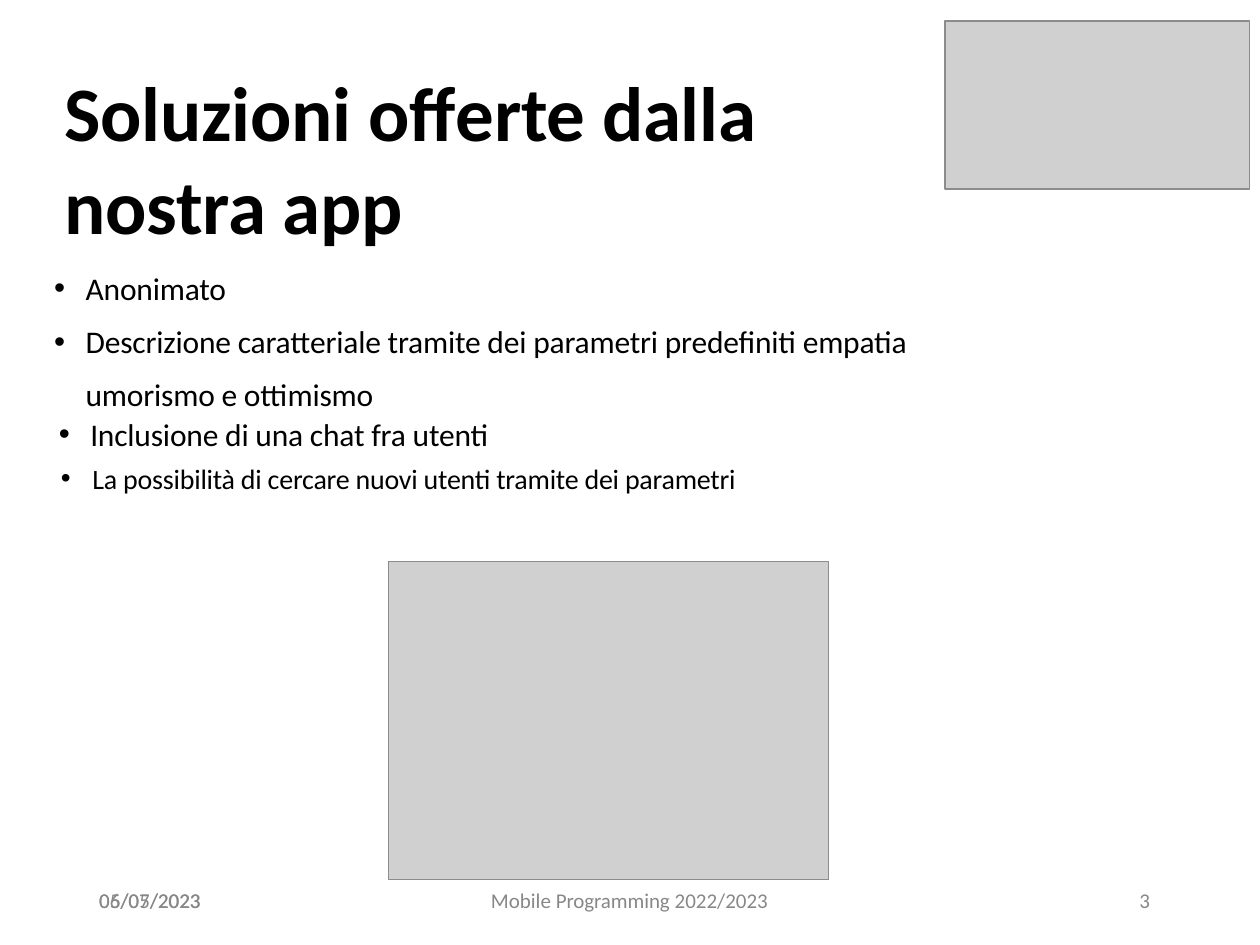
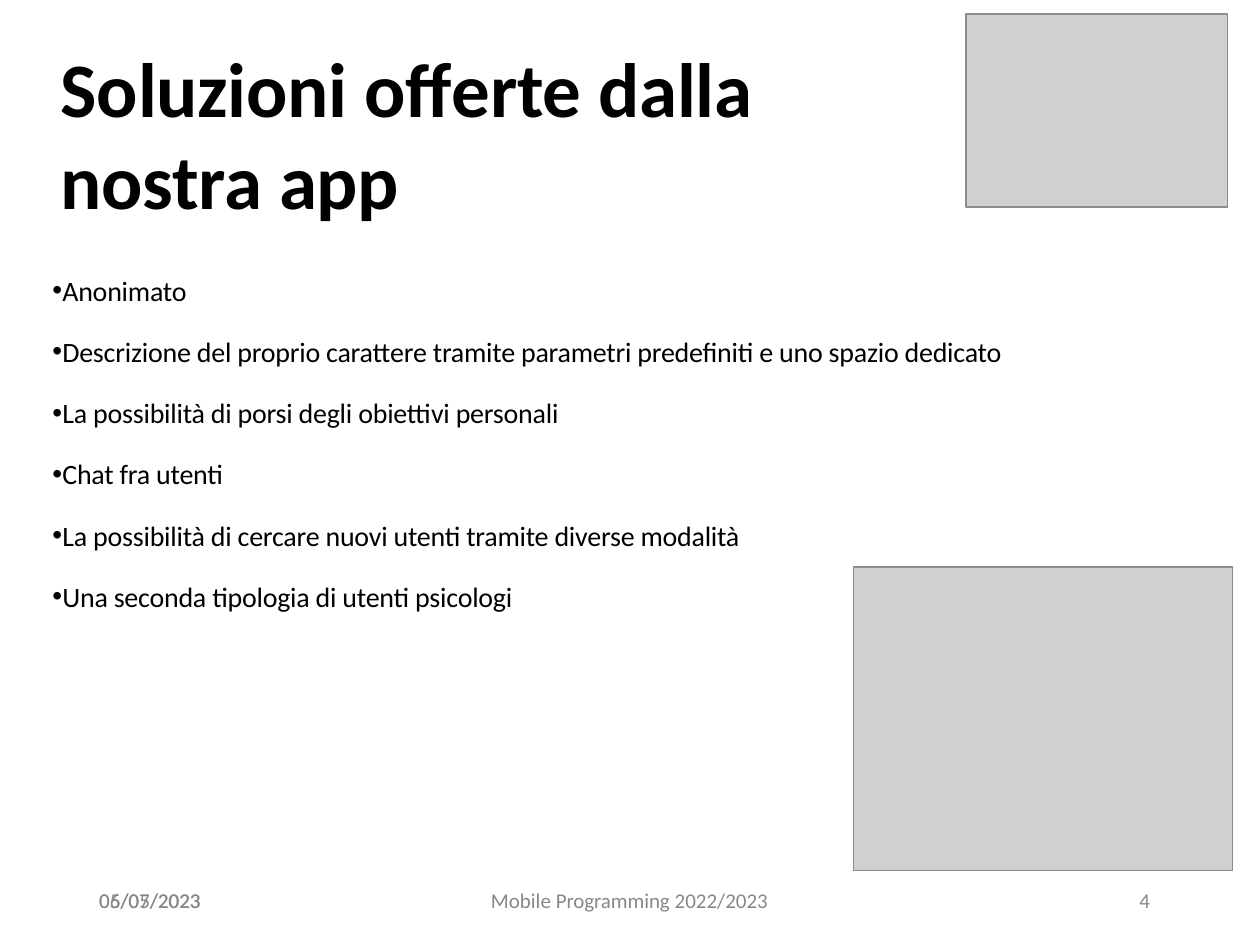
Before and after one commit to projectISPW/LetMeKnowMP, a slide deck: slide 4 of presentazione.pptx (slide 3 before the commit). Drawn at 1260x945 pixels with LibreOffice and Linux fonts; fonts in the diff are those of the drawing; grey boxes stand for pictures. Boxes give left, top, right and bottom in pixels: in the first picture for what was removed or moved away, otherwise in the second. Text is boxed around its words. In the diff, an @@ line names an element or a change of style, - is before the commit and + after.

```diff
--- a/presentazione.pptx
+++ b/presentazione.pptx
@@ picture: place and size @@
-picture at [945, 21, 1250, 189]
+picture at [966, 14, 1228, 207]
@@ title "Soluzioni offerte dalla nostra app": place and size @@
-title "Soluzioni offerte dalla nostra app" at [65, 87, 756, 246]
+title "Soluzioni offerte dalla nostra app" at [61, 63, 752, 221]
@@ text at [62, 281, 186, 302]: size 18 to 16 pt in "Anonimato"; indent changed @@
@@ text at [62, 342, 1002, 612]: paragraphs added @@
+• Descrizione del proprio carattere tramite parametri predefiniti e uno spazio dedicato
+• La possibilità di porsi degli obiettivi personali
+• Chat fra utenti
+• La possibilità di cercare nuovi utenti tramite diverse modalità
+• Una seconda tipologia di utenti psicologi
@@ text removed at [86, 331, 907, 407] @@
-• Descrizione caratteriale tramite dei parametri predefiniti empatia umorismo e ottimismo
@@ text removed at [90, 424, 488, 447] @@
-• Inclusione di una chat fra utenti
@@ text removed at [92, 469, 735, 494] @@
-• La possibilità di cercare nuovi utenti tramite dei parametri
@@ picture removed at [388, 562, 828, 879] @@
@@ picture added at [853, 567, 1232, 871] @@
@@ page number at [1139, 894, 1150, 908]: text changed @@
-3
+4
```
Also in this commit, not shown: 2 other slides changed, 6 slides added, 1 slide removed.
